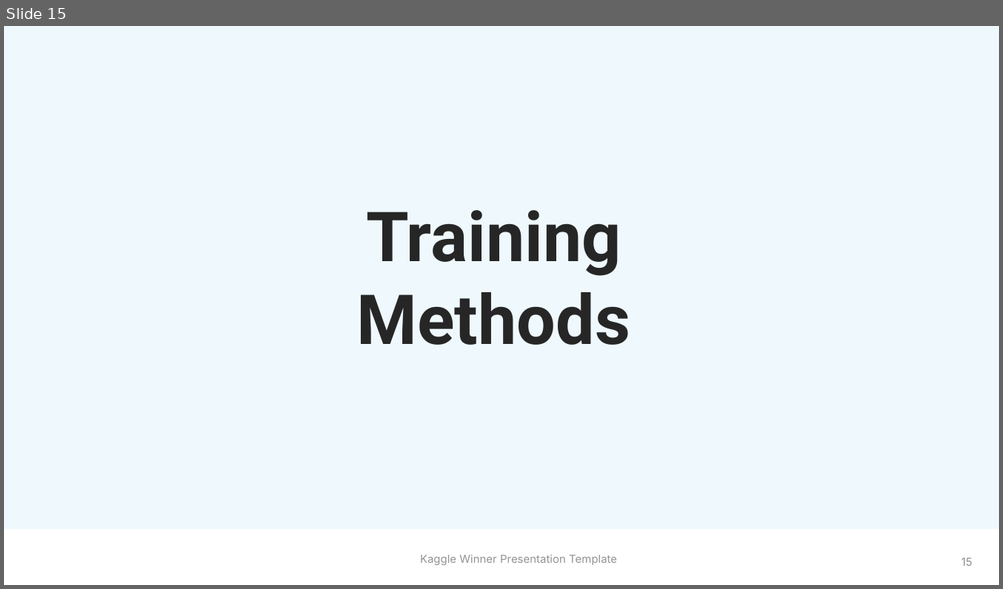
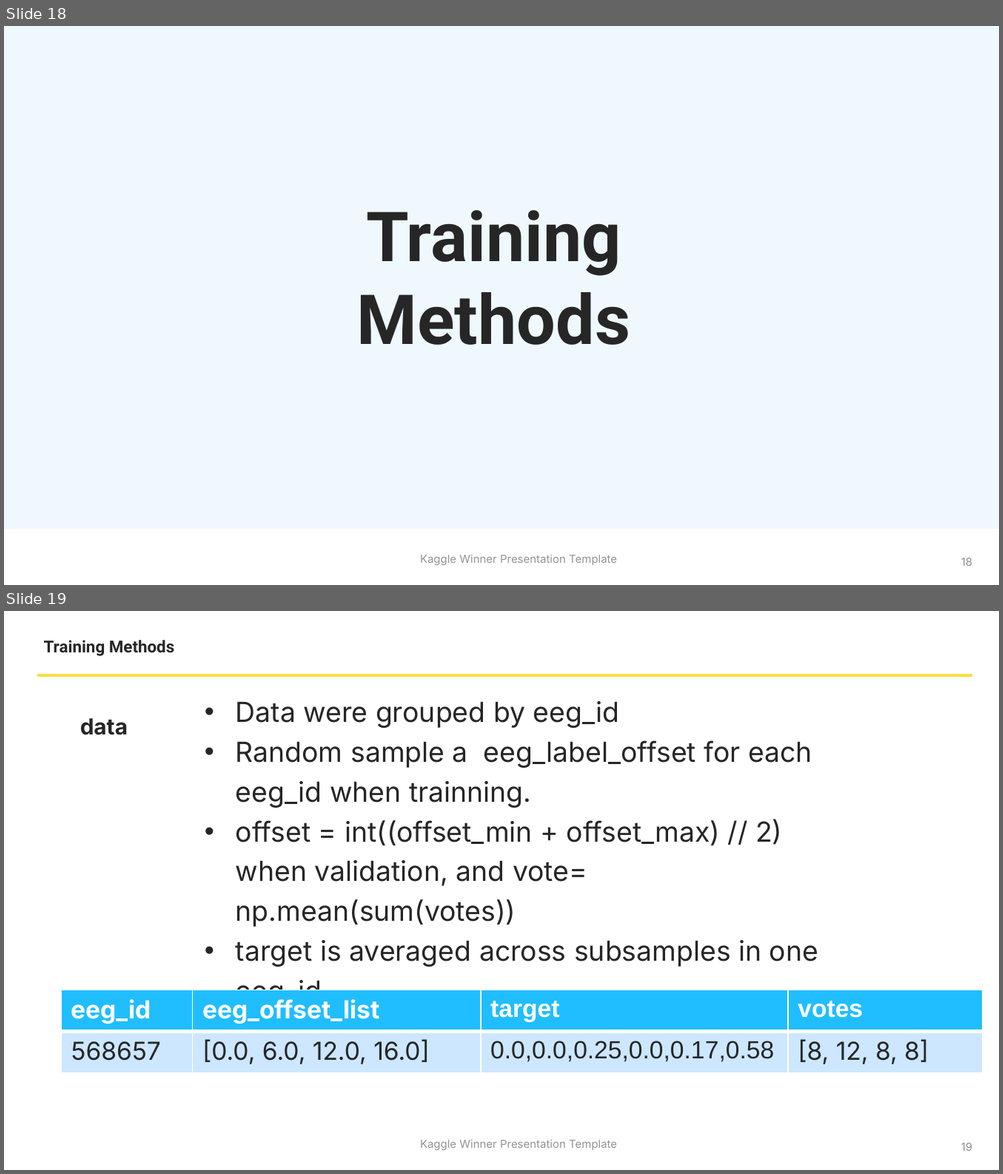
Before and after one commit to 610265158/HMS-eeg-comp, a slide deck: Kaggle Winner Call Template.pptx. Shown one above the other, each under a label of ours: slide 15 before the commit, slides 18 and 19 after it. The pictures are 1003x589 and 1003x1174 pixels, drawn with LibreOffice and Linux fonts; fonts in the diff are those of the drawing; background and template pictures are left out. Boxes give left, top, right and bottom in pixels: in the first picture for what was removed or moved away, otherwise in the second. Text is boxed around its words. In the diff, an @@ line names an element or a change of style, - is before the commit and + after.

```diff
--- a/Kaggle Winner Call Template.pptx
+++ b/Kaggle Winner Call Template.pptx
@@ slide 19 added at (4, 611, 999, 1170), background #FFFFFF @@
@@ text added at (44, 640, 175, 656), 12 pt, text #262626, bold @@
+Training Methods
@@ line added from (37, 675) to (973, 675), #FAE041 2 pt @@
@@ text added at (80, 718, 128, 735), 16 pt, text #262626, bold @@
+data
@@ text added at (236, 701, 818, 1007), 20 pt, text #262626 @@
+• Data were grouped by eeg_id
+• Random sample a eeg_label_offset for each eeg_id when trainning.
+• offset = int((offset_min + offset_max) // 2) when validation, and vote= np.mean(sum(votes))
+• target is averaged across subsamples in one eeg_id
@@ table added at (61, 990, 982, 1073), 2 rows, 4 columns @@
+eeg_id | eeg_offset_list | target | votes
+568657 | [0.0, 6.0, 12.0, 16.0] | 0.0,0.0,0.25,0.0,0.17,0.58 | [8, 12, 8, 8]
@@ text added at (420, 1140, 617, 1150), 8 pt, text #929292 @@
+Kaggle Winner Presentation Template
@@ page number added at (961, 1143, 972, 1151), 8 pt, text #8E8E8E @@
+19
@@ what was slide 15 is now slide 18 @@
@@ page number at (961, 558, 972, 566): text changed @@
-15
+18
```
Also in this commit, not shown: 11 slides changed, 6 other slides added, 3 slides removed.
